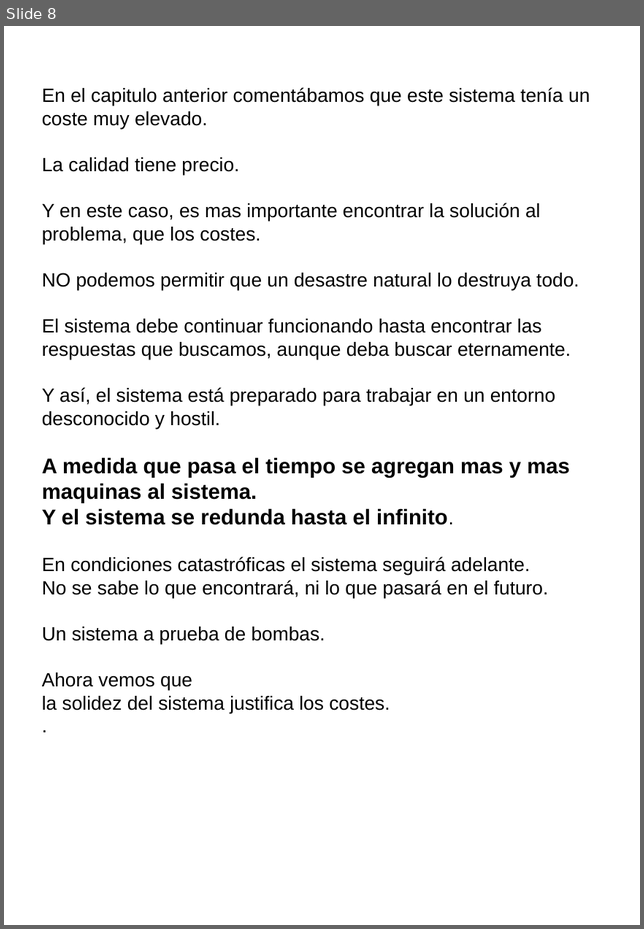
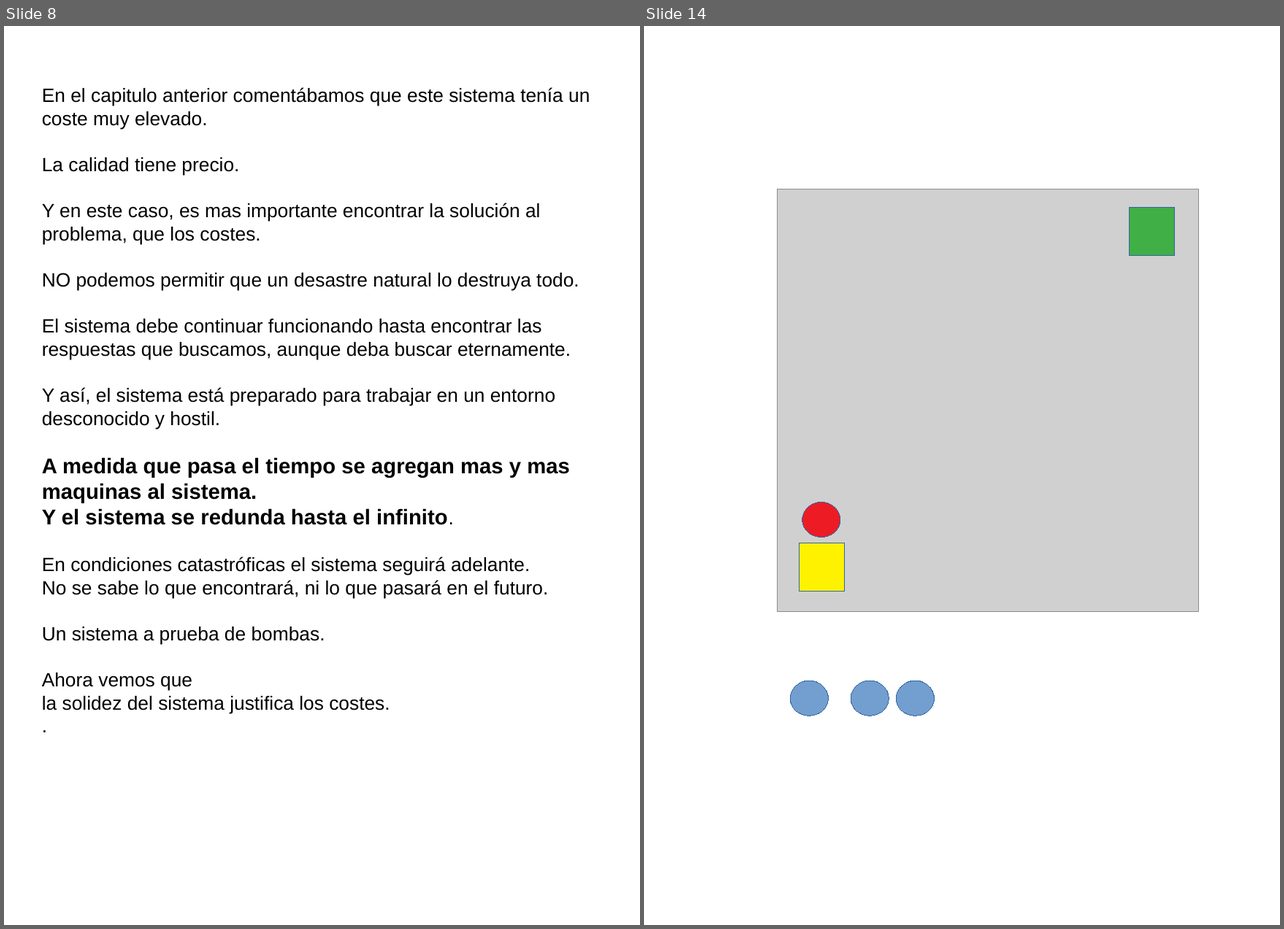
Before and after one commit to fabhrius/La-Cosa, a slide deck: capitulos/9 - Redundancia/cap3 - Redundancia.odp. Shown side by side, each under a label of ours: slide 8 before the commit, slides 8 and 14 after it; the slides between them are not shown. The pictures are 644x929 and 1284x929 pixels, drawn with LibreOffice and Linux fonts; fonts in the diff are those of the drawing; grey boxes stand for pictures. Boxes give left, top, right and bottom in pixels: in the first picture for what was removed or moved away, otherwise in the second. Text is boxed around its words. In the diff, an @@ line names an element or a change of style, - is before the commit and + after.

```diff
--- a/capitulos/9 - Redundancia/cap3 - Redundancia.odp
+++ b/capitulos/9 - Redundancia/cap3 - Redundancia.odp
@@ slide 14 added at (644, 26, 1280, 925), background #FFFFFF @@
@@ picture added at (777, 189, 1198, 611) @@
@@ rectangle added at (1129, 208, 1175, 256), fill #3FAF46, outline #3465A4 0 pt @@
@@ ellipse added at (802, 502, 840, 537), fill #ED1C24, outline #3465A4 0 pt @@
@@ rectangle added at (799, 544, 845, 592), fill #FFF200, outline #3465A4 0 pt @@
@@ ellipse added at (790, 680, 828, 716), fill #729FCF, outline #3465A4 0 pt @@
@@ ellipse added at (851, 680, 889, 716), fill #729FCF, outline #3465A4 0 pt @@
@@ ellipse added at (896, 680, 934, 716), fill #729FCF, outline #3465A4 0 pt @@
```
Also in this commit, not shown: 5 other slides added, 1 other file.
